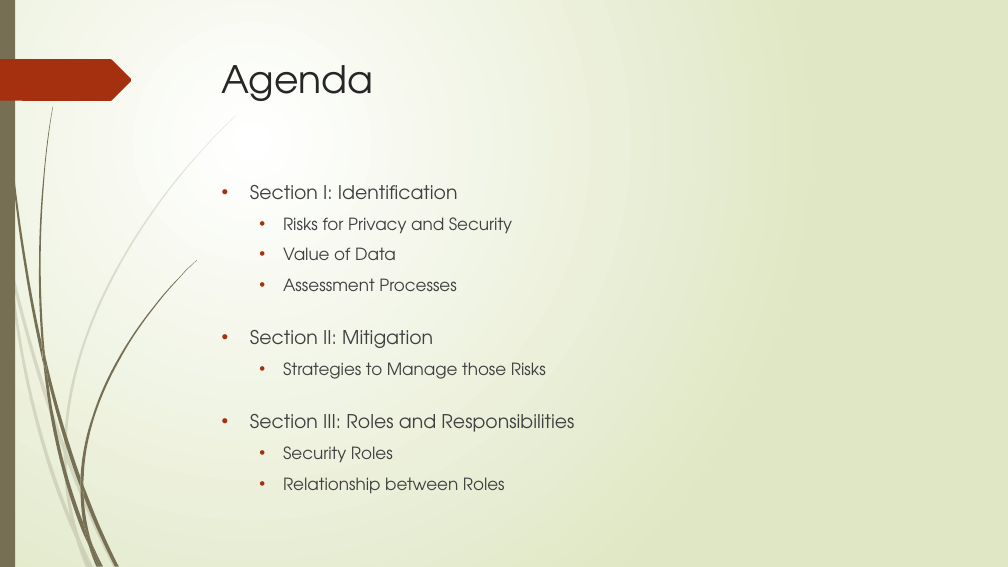
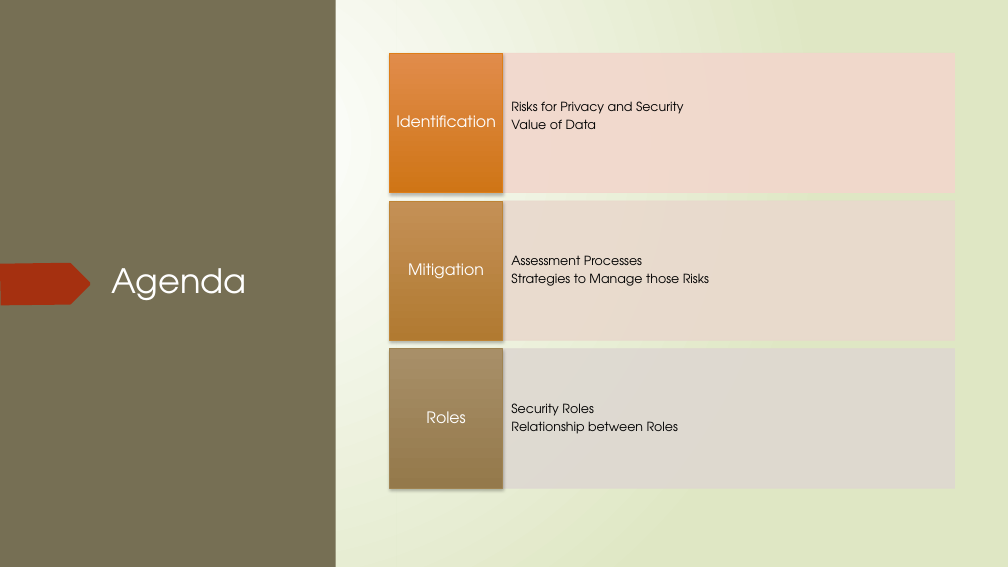
Before and after one commit to dr-natetorious/TIM-7030-Managing_Risks_and_Privacy, a slide deck: slide 2 of Week2_RiskManagement/BachmeierNTIM7030-2.pptx. Drawn at 1008x567 pixels with LibreOffice and Linux fonts; fonts in the diff are those of the drawing. Boxes give left, top, right and bottom in pixels: in the first picture for what was removed or moved away, otherwise in the second. Text is boxed around its words. In the diff, an @@ line names an element or a change of style, - is before the commit and + after.

```diff
--- a/Week2_RiskManagement/BachmeierNTIM7030-2.pptx
+++ b/Week2_RiskManagement/BachmeierNTIM7030-2.pptx
@@ rectangle added at (x1=0, y1=0, x2=336, y2=567), fill #766F54 @@
@@ rectangle added at (x1=396, y1=0, x2=1008, y2=567), fill gradient #FFFFFF to #DFE8C4 @@
@@ text removed at (x1=250, y1=185, x2=574, y2=493) @@
-• Section I: Identification
-  • Risks for Privacy and Security
-  • Value of Data
-  • Assessment Processes
-• Section II: Mitigation
-  • Strategies to Manage those Risks
-• Section III: Roles and Responsibilities
-  • Security Roles
-  • Relationship between Roles
@@ freeform shape added at (x1=0, y1=263, x2=91, y2=306), fill #A53010 @@
@@ title "Agenda" moved from (x1=222, y1=65, x2=374, y2=101) to (x1=112, y1=268, x2=247, y2=300) @@
@@ title "Agenda" at (x1=112, y1=268, x2=247, y2=300): size 36 to 32 pt, text colour #262626 to #FFFFFF @@
@@ group added at (x1=389, y1=53, x2=955, y2=488): 6 rectangles, 6 texts @@
+Risks for Privacy and Security
+Value of Data
+Identification
+Assessment Processes
+Strategies to Manage those Risks
+Mitigation
+Security Roles
+Relationship between Roles
+Roles
@@ group removed at (x1=8, y1=116, x2=236, y2=540): 5 freeform shapes @@
@@ group removed at (x1=39, y1=107, x2=197, y2=546): 7 freeform shapes @@
```
Also in this commit, not shown: 7 other slides changed, 2 other files.
